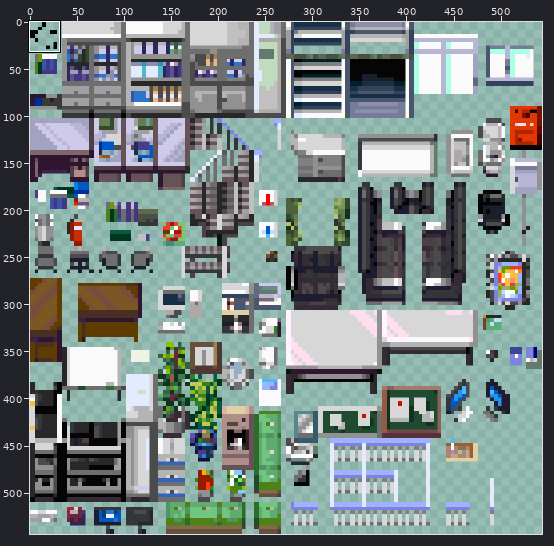
Sprite sheet -- tilesets_deviant_milkian_1.png. Above: a wide view before the commit, with the close-up outlined.
Close-up. Earlier state:
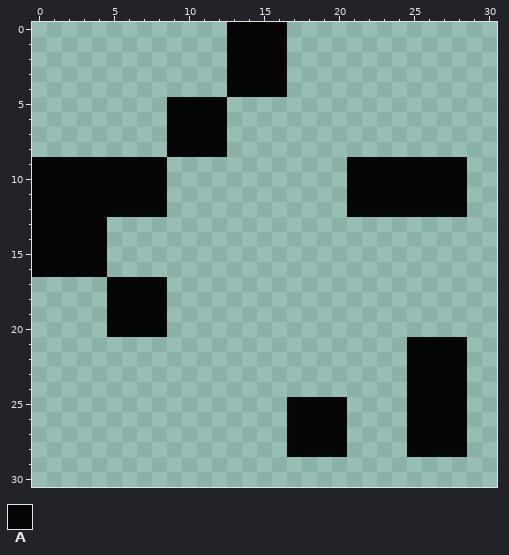
The file is 544x544 pixels. Colours within 5 levels of each other are drawn and written as one. Shown: x 0..30, y 0..30. The commit also changed other parts of the picture, which this record leaves out.
Palette (. is transparent): A #050505
Pixels before, first column x 0:
 0 .............AAAA............
 1 .............AAAA............
 2 .............AAAA............
 3 .............AAAA............
 4 .............AAAA............
 5 .........AAAA................
 6 .........AAAA................
 7 .........AAAA................
 8 .........AAAA................
 9 AAAAAAAAA............AAAAAAAA
10 AAAAAAAAA............AAAAAAAA
11 AAAAAAAAA............AAAAAAAA
12 AAAAAAAAA............AAAAAAAA
13 AAAAA........................
14 AAAAA........................
15 AAAAA........................
16 AAAAA........................
17 .....AAAA....................
18 .....AAAA....................
19 .....AAAA....................
20 .....AAAA....................
21 .........................AAAA
22 .........................AAAA
23 .........................AAAA
24 .........................AAAA
25 .................AAAA....AAAA
26 .................AAAA....AAAA
27 .................AAAA....AAAA
28 .................AAAA....AAAA
The same view after the edit:
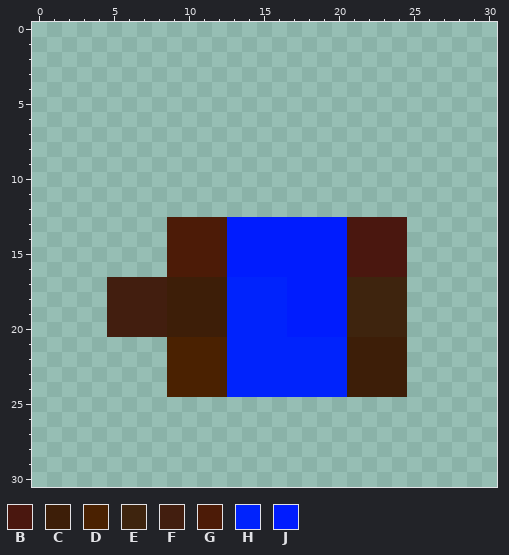
Colours new in this view: B #4a170f  C #3d1e08  D #4a2101  E #3e240e  F #421e0f  G #4c1b07  H #0023fc  J #001cfe
Changes in this commit:
Changed rows in their new state; - is an unchanged pixel.
first column x 0:
 0 -------------....------------
 1 -------------....------------
 2 -------------....------------
 3 -------------....------------
 4 -------------....------------
 5 ---------....----------------
 6 ---------....----------------
 7 ---------....----------------
 8 ---------....----------------
 9 .........------------........
10 .........------------........
11 .........------------........
12 .........------------........
13 .....----GGGGJJJJJJJJBBBB----
14 .....----GGGGJJJJJJJJBBBB----
15 .....----GGGGJJJJJJJJBBBB----
16 .....----GGGGJJJJJJJJBBBB----
17 -----FFFFCCCCHHHHJJJJEEEE----
18 -----FFFFCCCCHHHHJJJJEEEE----
19 -----FFFFCCCCHHHHJJJJEEEE----
20 -----FFFFCCCCHHHHJJJJEEEE----
21 ---------DDDDHHHHHHHHCCCC....
22 ---------DDDDHHHHHHHHCCCC....
23 ---------DDDDHHHHHHHHCCCC....
24 ---------DDDDHHHHHHHHCCCC....
25 -----------------....----....
26 -----------------....----....
27 -----------------....----....
28 -----------------....----....
Boxes around the changes in both close-ups, in picture pixels (x1, y1, x2, y2):
changed: (32, 22, 467, 457)
